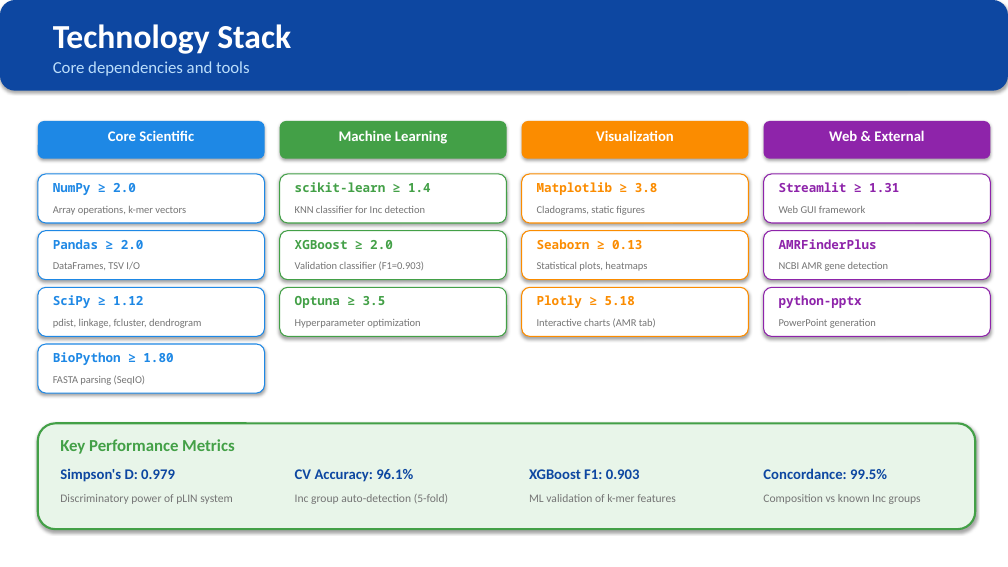
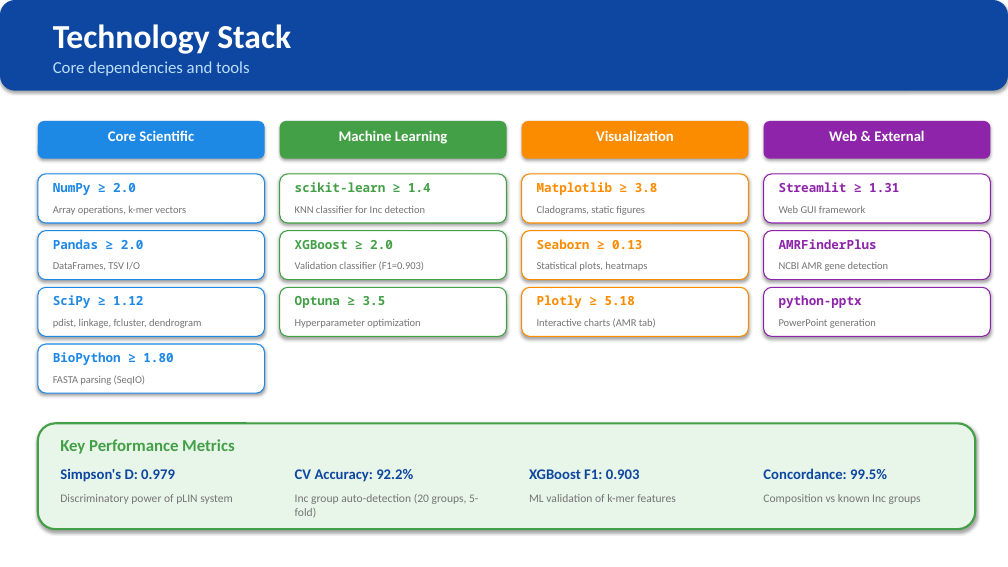
Before and after one commit to xavierbasilbritto-hub/pLIN-plasmid-classification, a slide deck: slide 8 of output/pLIN_Tool_Architecture.pptx. Drawn at 1008x567 pixels with LibreOffice and Linux fonts; fonts in the diff are those of the drawing. Boxes give left, top, right and bottom in pixels: in the first picture for what was removed or moved away, otherwise in the second. Text is boxed around its words. In the diff, an @@ line names an element or a change of style, - is before the commit and + after.

Commit message:
pLIN v2.1: Phase 1+2 upgrades, manuscript figures, cross-platform installers
- Add 7 Phase 1+2 features to plin_app.py: adaptive calibration, sequence
  length warning, metadata CSV upload, Mash ANI, FastANI, minimap2 SNP
  sub-typing, temporal outbreak clustering
- Expand Inc classifier to 20 groups (6,998 training samples, 92.2% accuracy)
- Add 5 manuscript figures (Figures 8-12): pipeline overview, classification
  system, method comparison, v2.1 upgrades, Inc training performance
- Update manuscript with expanded introduction, v2.1 methods/discussion,
  figure references, and GitHub links
- Add cross-platform install scripts (install_pLIN.sh, install_pLIN.bat)
- Rewrite README with comprehensive installation and usage guides
- Update PowerPoint to 21 slides with L1-L6 naming and new feature slides
- Add reference/ and sequences.fasta to .gitignore (too large for GitHub)

```diff
--- a/output/pLIN_Tool_Architecture.pptx
+++ b/output/pLIN_Tool_Architecture.pptx
@@ text at bbox=[295, 469, 413, 482]: text changed @@
-CV Accuracy: 96.1%
+CV Accuracy: 92.2%
@@ text at bbox=[295, 494, 478, 517]: text changed @@
-Inc group auto-detection (5-fold)
+Inc group auto-detection (20 groups, 5-fold)
```
Also in this commit, not shown: 12 other slides changed, 5 slides added, 29 other files.
